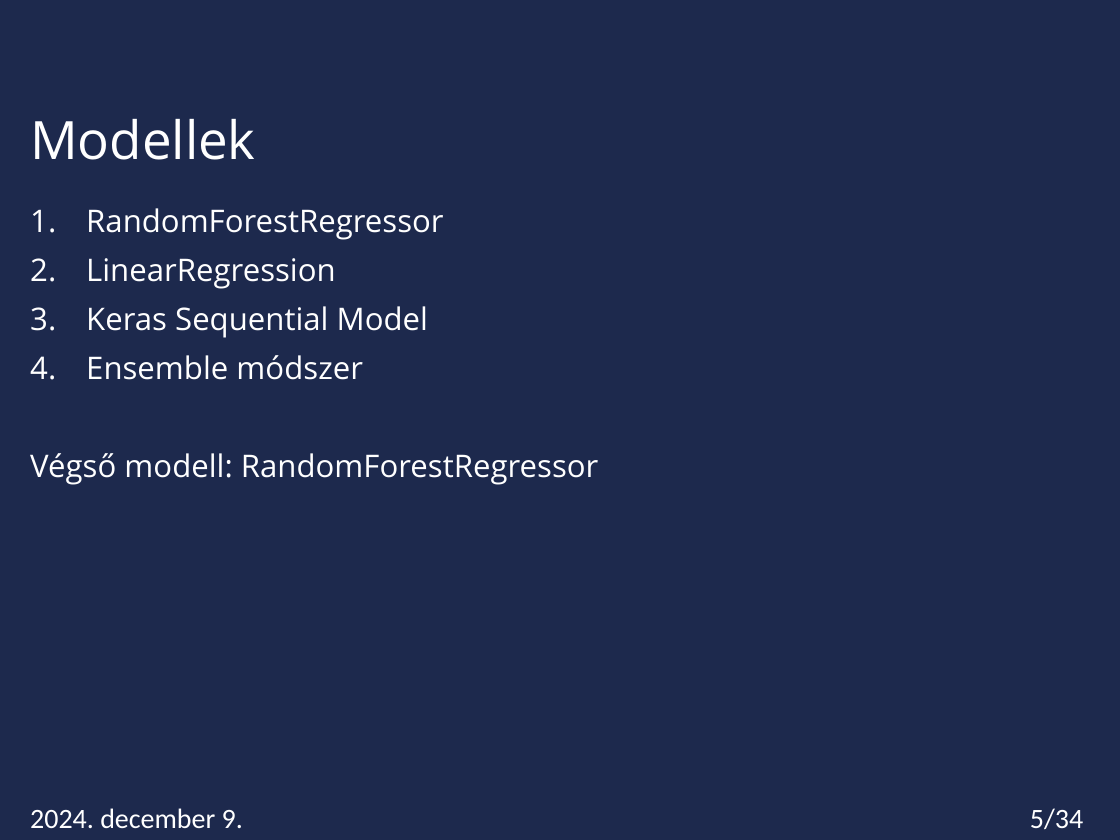
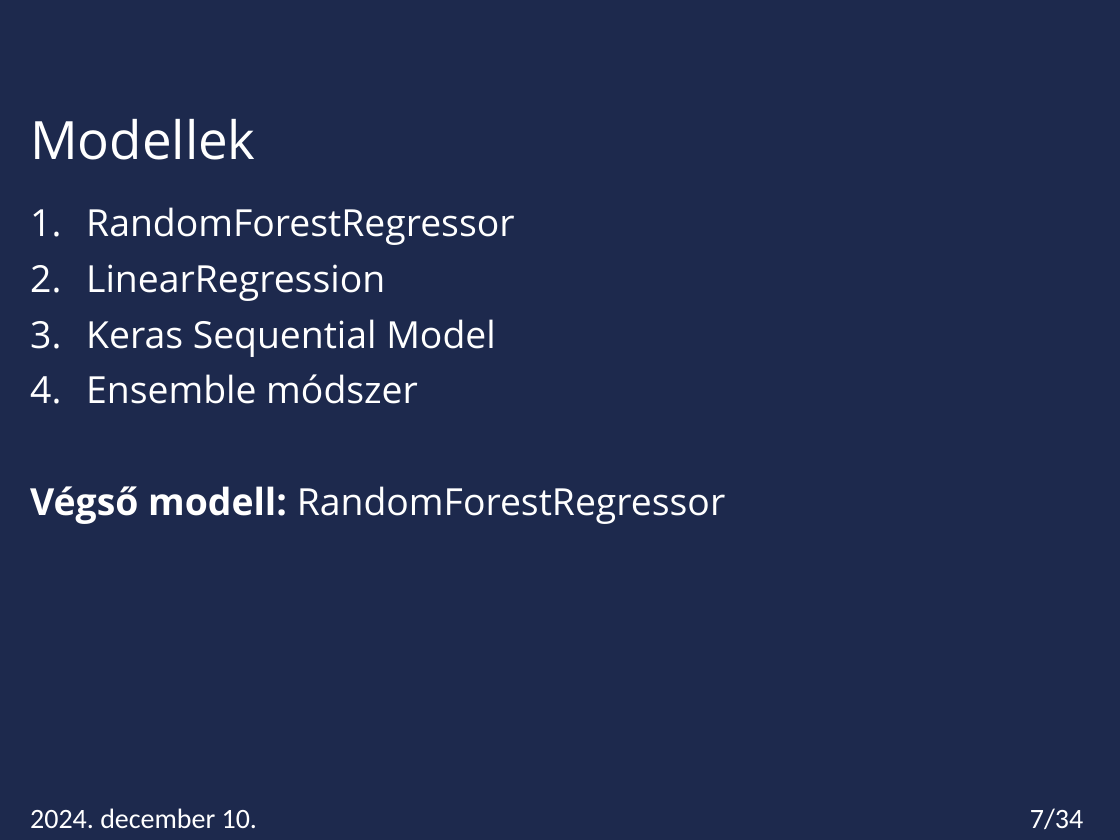
Before and after one commit to Miskota/Kaggle-laptop, a slide deck: slide 7 of laptop_regression.pptx (slide 5 before the commit). Drawn at 1120x840 pixels with LibreOffice and Linux fonts; fonts in the diff are those of the drawing; background and template pictures are left out. Boxes give left, top, right and bottom in pixels: in the first picture for what was removed or moved away, otherwise in the second. Text is boxed around its words. In the diff, an @@ line names an element or a change of style, - is before the commit and + after.

```diff
--- a/laptop_regression.pptx
+++ b/laptop_regression.pptx
@@ text "RandomForestRegressor" at [30, 207, 725, 524]: size 20 to 24 pt; bold on in "Végső modell:" @@
@@ text at [30, 808, 257, 828]: text changed @@
-2024. december 9.
+2024. december 10.
@@ page number at [1030, 808, 1083, 830]: text changed @@
-5/34
+7/34
```
Also in this commit, not shown: 6 other slides changed, 5 slides added, 2 slides removed, 7 other files.
